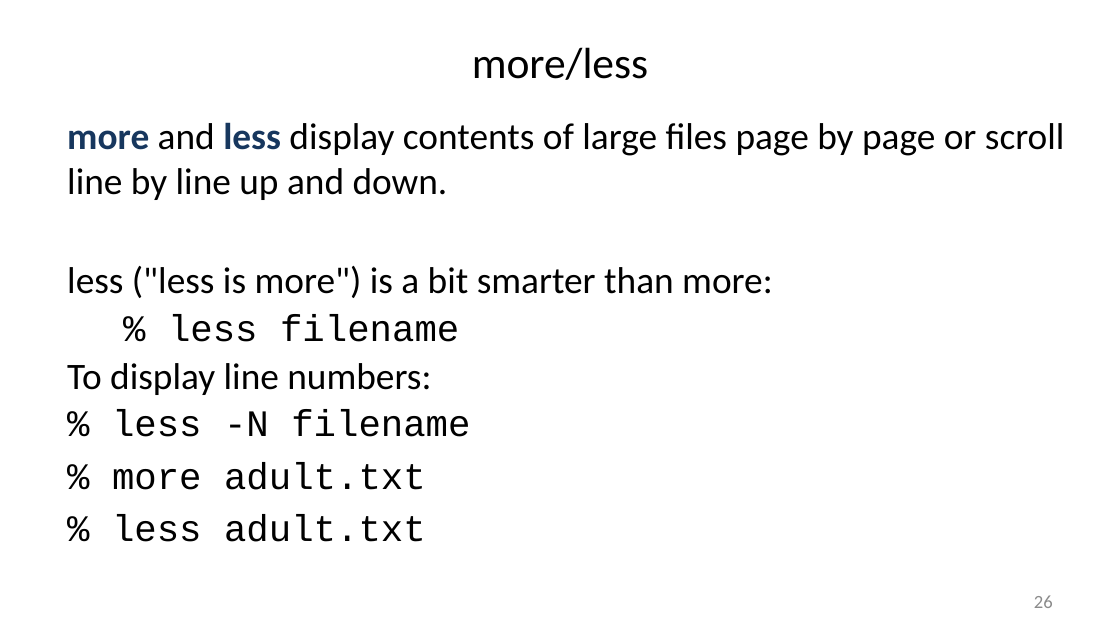
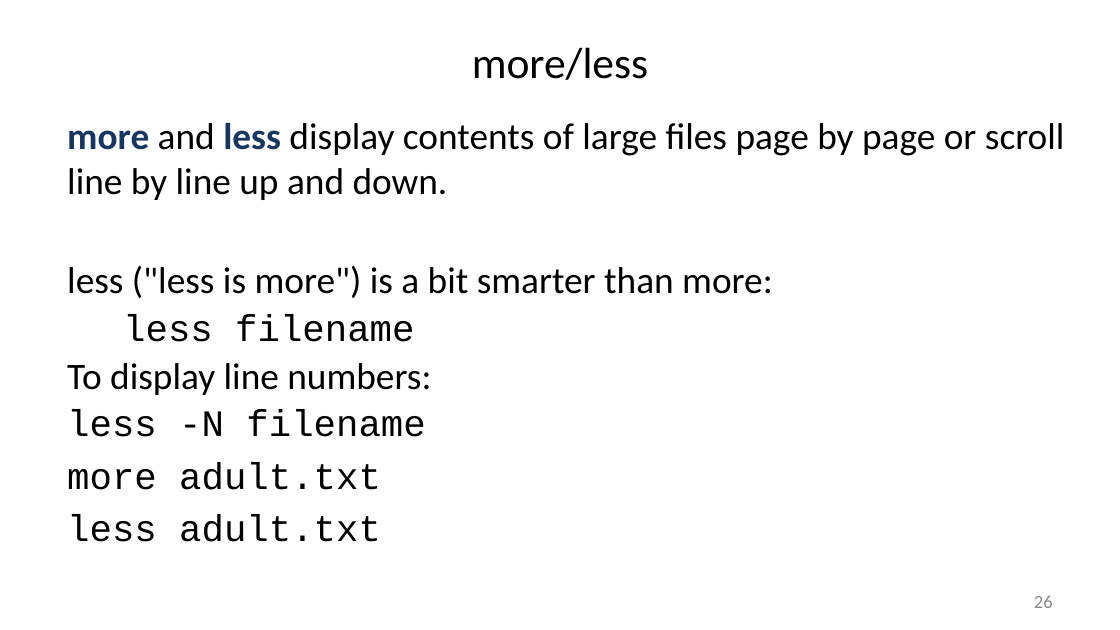
Before and after one commit to liu3zhenlab/teaching, a slide deck: slide 26 of PLPTH813Bioinformatis/2025/1_lecture/lecture02_unix.pptx. Drawn at 1120x630 pixels with LibreOffice and Linux fonts; fonts in the diff are those of the drawing. Boxes give left, top, right and bottom in pixels: in the first picture for what was removed or moved away, otherwise in the second. Text is boxed around its words. In the diff, an @@ line names an element or a change of style, - is before the commit and + after.

```diff
--- a/PLPTH813Bioinformatis/2025/1_lecture/lecture02_unix.pptx
+++ b/PLPTH813Bioinformatis/2025/1_lecture/lecture02_unix.pptx
@@ text at (x1=123, y1=314, x2=414, y2=342): text changed @@
-  % less filename
+  less filename
@@ text at (x1=67, y1=410, x2=425, y2=542): text changed @@
-% less -N filename
-% more adult.txt
-% less adult.txt
+less -N filename
+more adult.txt
+less adult.txt
```
Also in this commit, not shown: 17 other slides changed.
